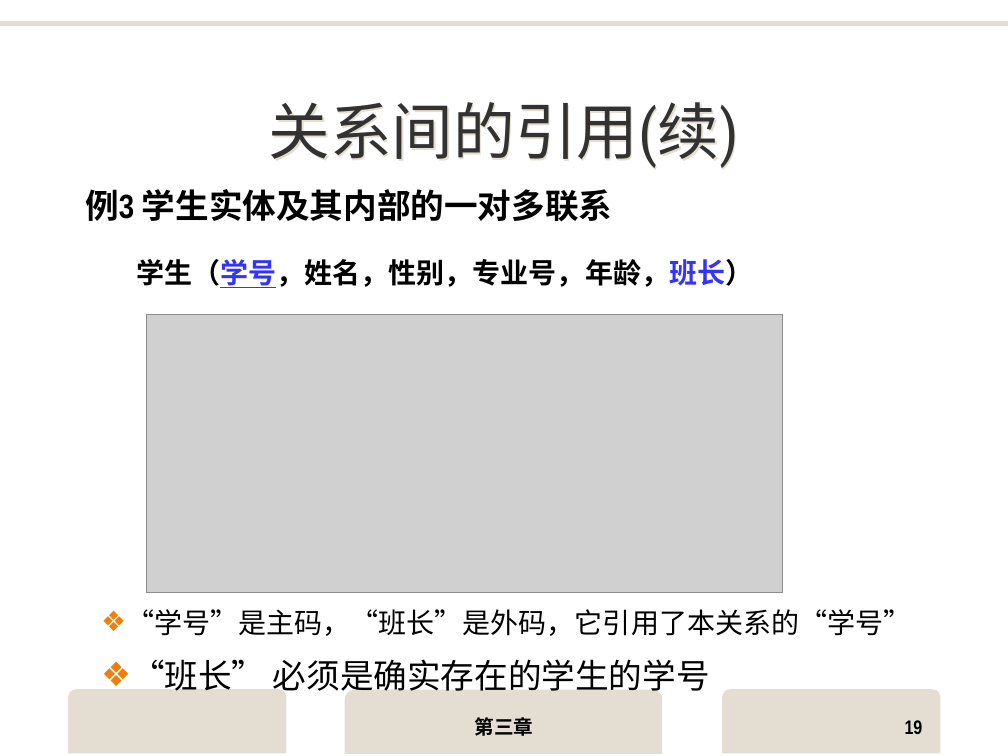
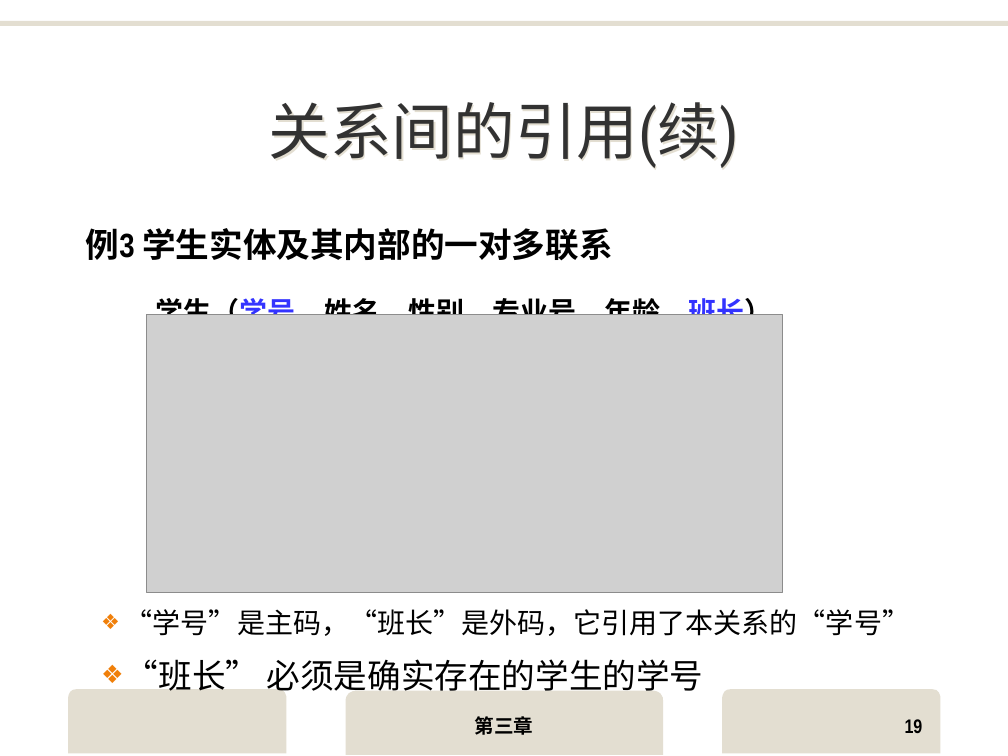
Before and after one commit to yuanba/Study, a slide deck: slide 19 of MySQL/DB-ppt/3关系数据库.ppt. Drawn at 1008x756 pixels with LibreOffice and Linux fonts; fonts in the diff are those of the drawing; grey boxes stand for pictures; background and template pictures are left out. Boxes give left, top, right and bottom in pixels: in the first picture for what was removed or moved away, otherwise in the second. Text is boxed around its words. In the diff, an @@ line names an element or a change of style, - is before the commit and + after.

```diff
--- a/MySQL/DB-ppt/3关系数据库.ppt
+++ b/MySQL/DB-ppt/3关系数据库.ppt
@@ text "例3 学生实体及其内部的一对多联系" rewrapped from (x1=85, y1=189, x2=753, y2=288) to (x1=86, y1=228, x2=773, y2=315) @@
@@ freeform shape at (x1=345, y1=690, x2=663, y2=754): outline redrawn @@
```
Also in this commit, not shown: 80 other slides changed, 28 other files.
